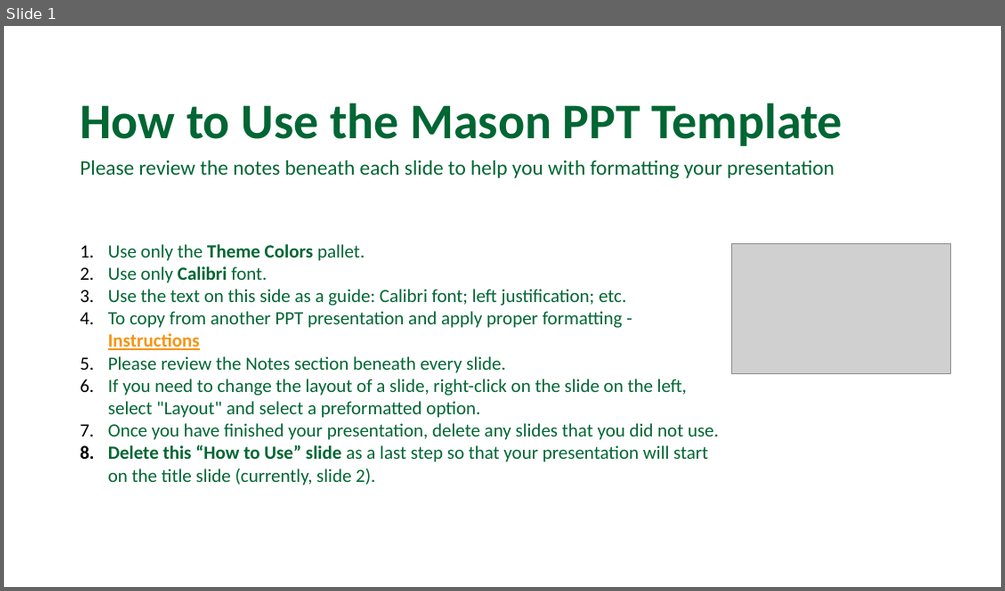
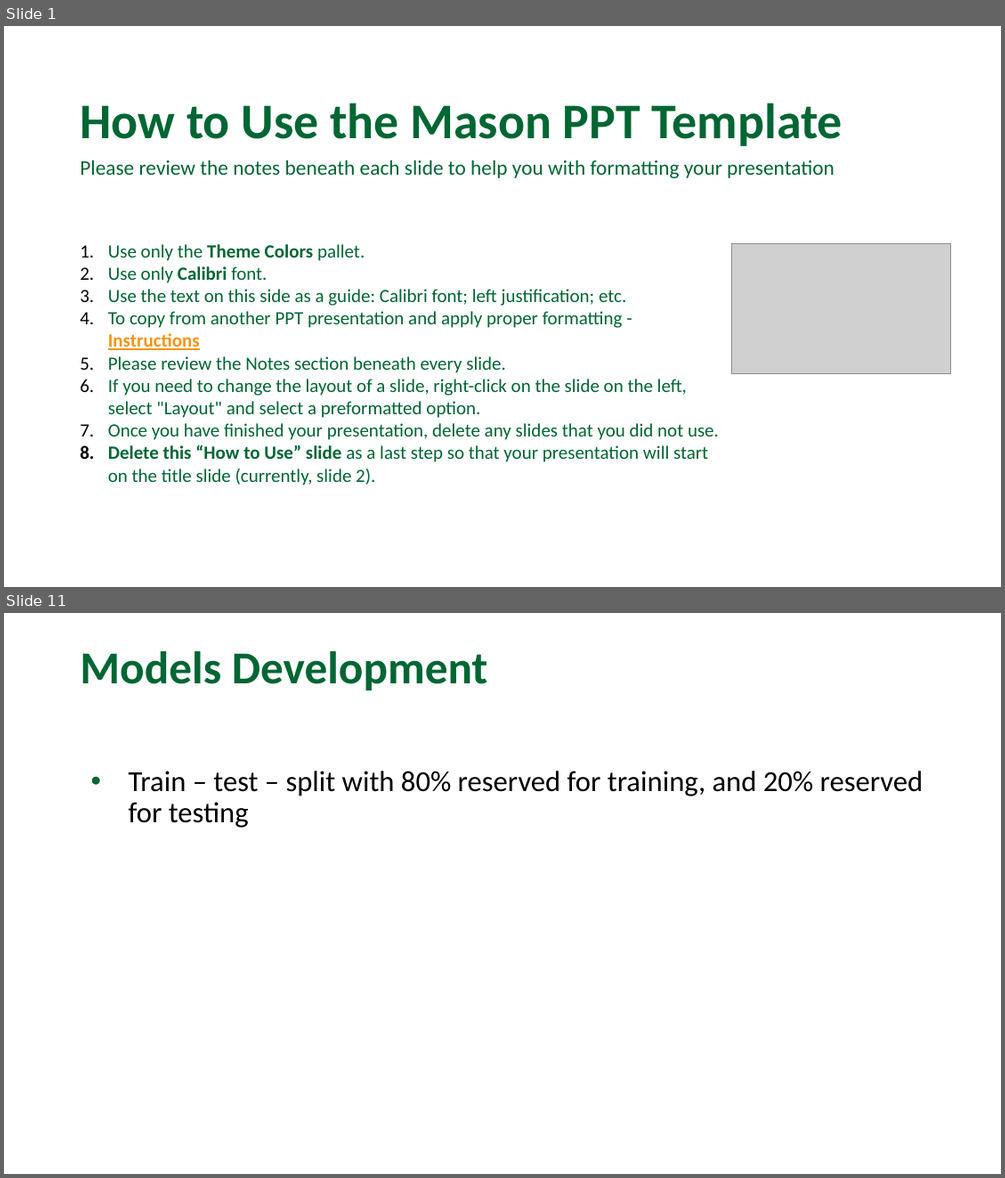
Before and after one commit to annguyenhuynh/AIT736-Team3, a slide deck: slides/AIT736_Final_Project_AnHuynh.pptx. Shown one above the other, each under a label of ours: slide 1 before the commit, slides 1 and 11 after it; the slides between them are not shown. The pictures are 1005x591 and 1005x1178 pixels, drawn with LibreOffice and Linux fonts; fonts in the diff are those of the drawing; grey boxes stand for pictures; background and template pictures are left out. Boxes give left, top, right and bottom in pixels: in the first picture for what was removed or moved away, otherwise in the second. Text is boxed around its words. In the diff, an @@ line names an element or a change of style, - is before the commit and + after.

```diff
--- a/slides/AIT736_Final_Project_AnHuynh.pptx
+++ b/slides/AIT736_Final_Project_AnHuynh.pptx
@@ slide 11 added at <box>4,613,1001,1174</box>, background picture (left out) @@
@@ title added at <box>80,651,488,690</box>, 44 pt, text #006633, bold @@
+Models Development
@@ text added at <box>129,771,923,827</box>, 28 pt, text #000000 @@
+• Train – test – split with 80% reserved for training, and 20% reserved for testing
```
Also in this commit, not shown: 1 slide changed, 13 other slides added, 7 slides removed.
